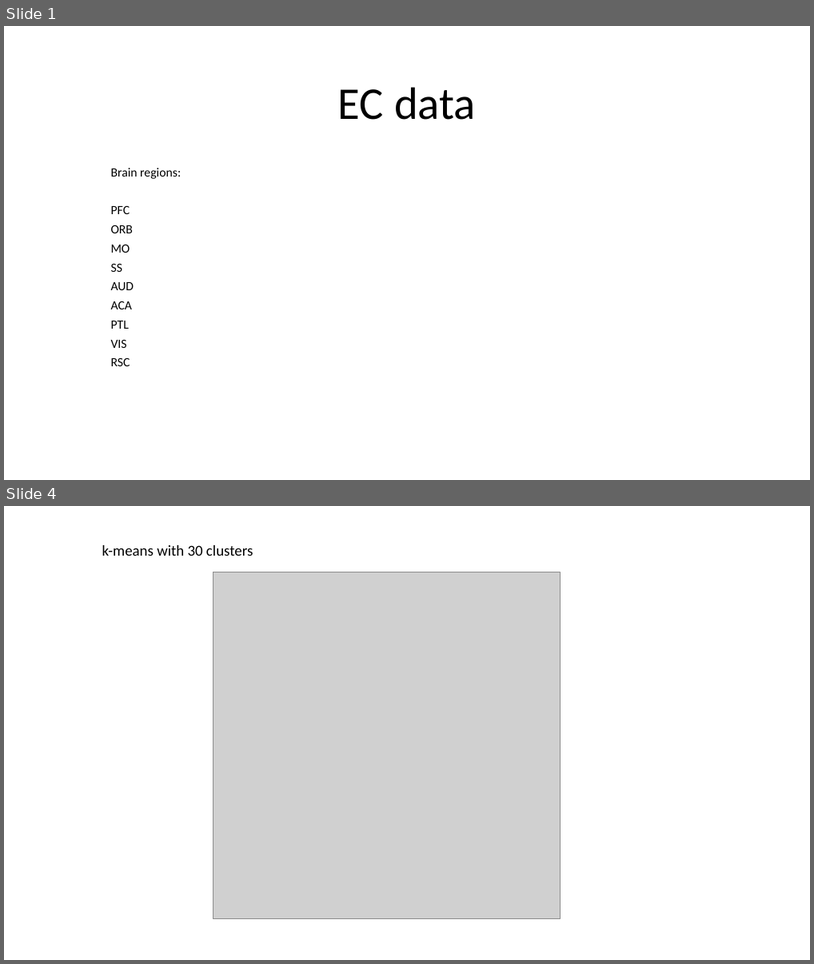
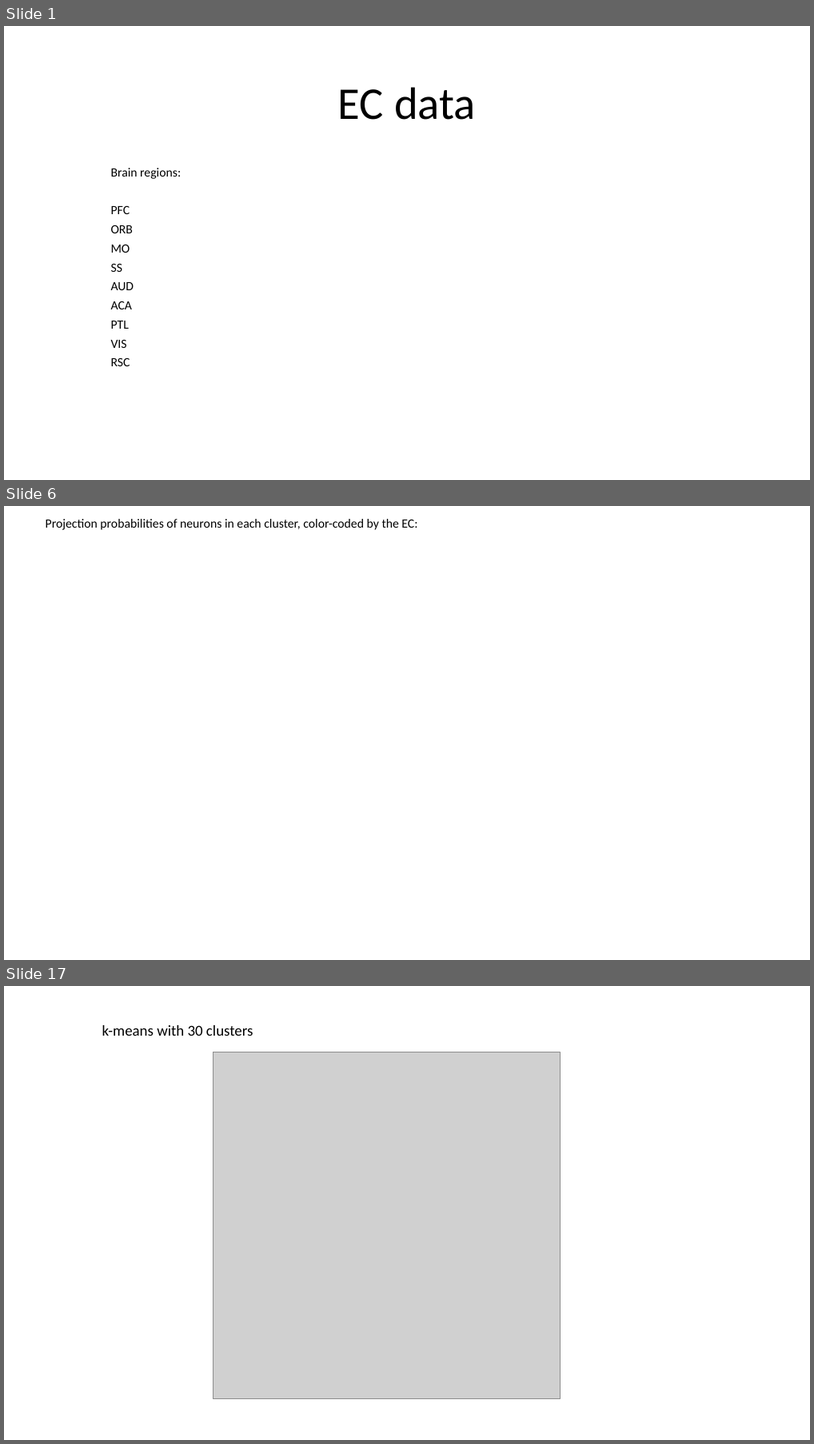
Before and after one commit to jinluliu550/MAPseq_analysis, a slide deck: jinlu/EC.pptx. Shown one above the other, each under a label of ours: slides 1 and 4 before the commit, slides 1, 6 and 17 after it; the slides between them are not shown. The pictures are 814x964 and 814x1444 pixels, drawn with LibreOffice and Linux fonts; fonts in the diff are those of the drawing; grey boxes stand for pictures; background and template pictures are left out. Boxes give left, top, right and bottom in pixels: in the first picture for what was removed or moved away, otherwise in the second. Text is boxed around its words. In the diff, an @@ line names an element or a change of style, - is before the commit and + after.

```diff
--- a/jinlu/EC.pptx
+++ b/jinlu/EC.pptx
@@ slide 6 added at [4, 506, 810, 960], background picture (left out) @@
@@ text added at [46, 519, 418, 530], 15 pt, text #000000 @@
+Projection probabilities of neurons in each cluster, color-coded by the EC:
@@ what was slide 4 is now slide 17 @@
```
Also in this commit, not shown: 18 other slides added, 3 slides removed, 25 other files.
